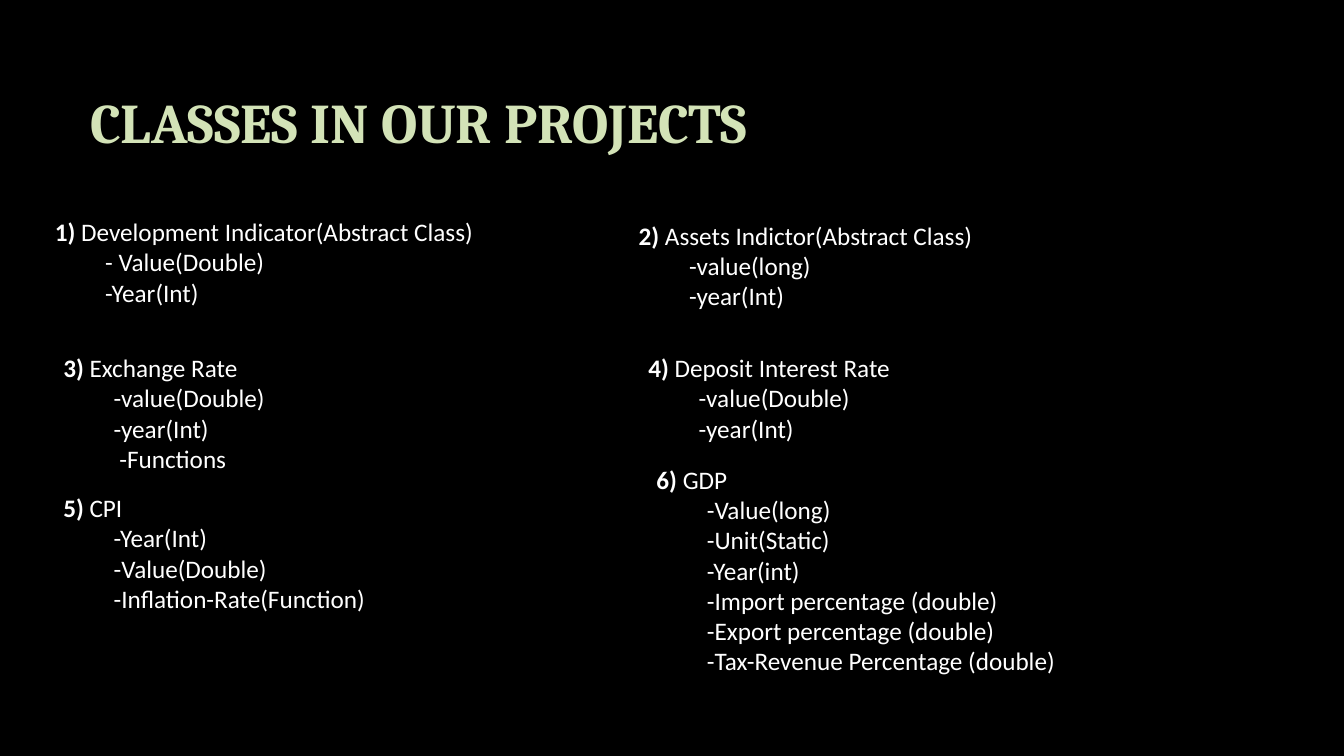
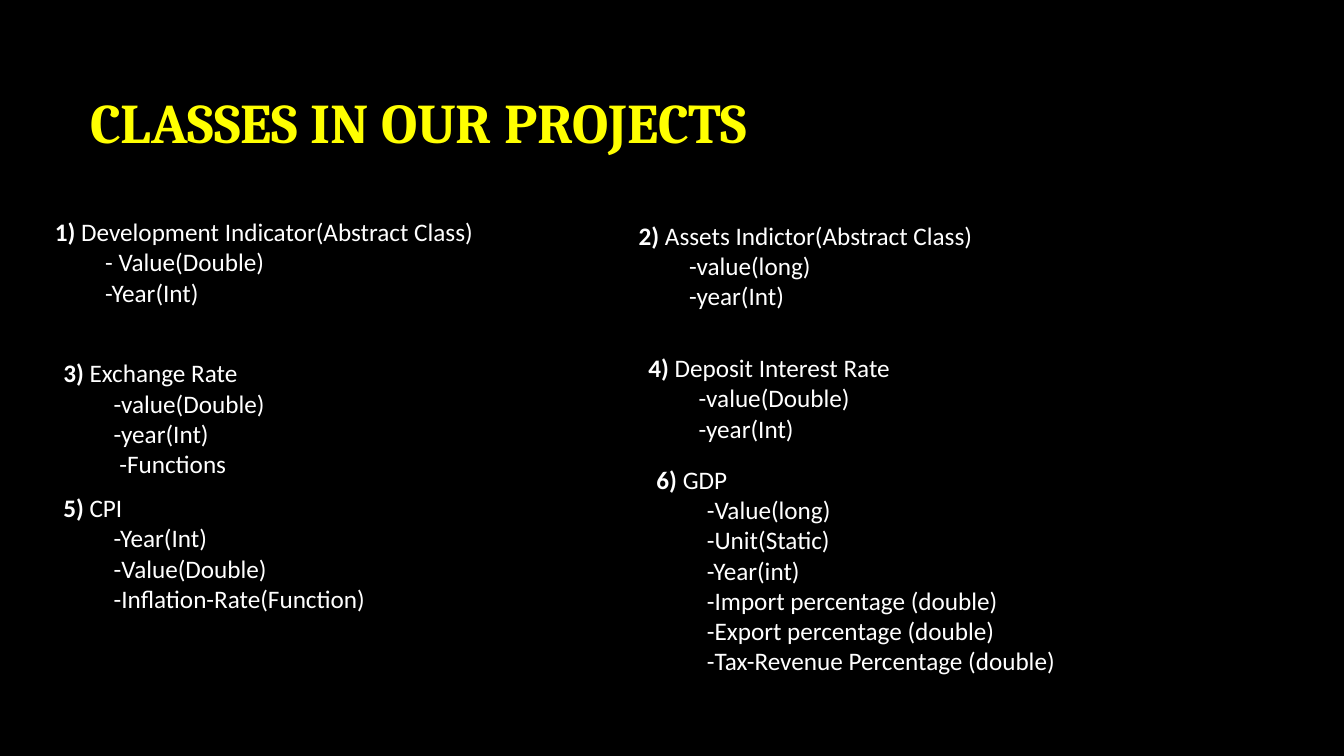
Before and after one commit to AvatarAarav/Economy_Data_Visualization, a slide deck: slide 3 of Economy_Data_Visualizaton_Presentation.pptx. Drawn at 1344x756 pixels with LibreOffice and Linux fonts; fonts in the diff are those of the drawing; background and template pictures are left out. Boxes give left, top, right and bottom in pixels: in the first picture for what was removed or moved away, otherwise in the second. Text is boxed around its words. In the diff, an @@ line names an element or a change of style, - is before the commit and + after.

Commit message:
Updating Presentation

```diff
--- a/Economy_Data_Visualizaton_Presentation.pptx
+++ b/Economy_Data_Visualizaton_Presentation.pptx
@@ title "CLASSES IN OUR PROJECTS" at [90, 105, 747, 155]: text colour #D3E3B7 to #FFFF00 @@
@@ text "3) Exchange Rate": place and size @@
-text "3) Exchange Rate" at [63, 358, 265, 469]
+text "3) Exchange Rate" at [63, 363, 265, 474]
```
Also in this commit, not shown: 3 other slides changed.
